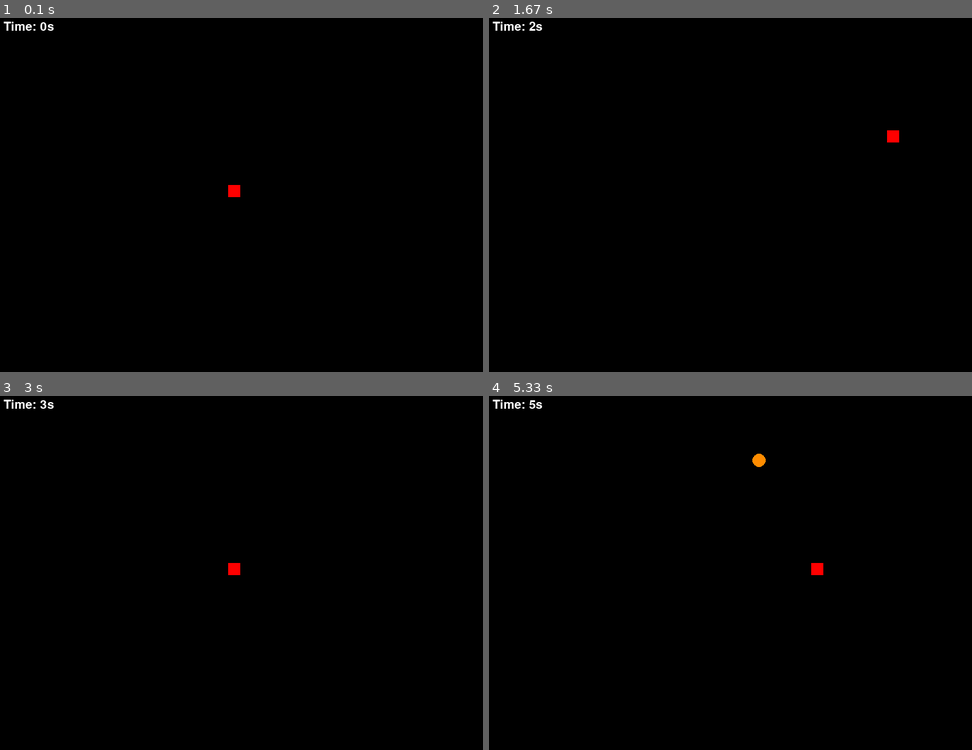
Above: before the commit, frames 1-4 (two rows, left to right).
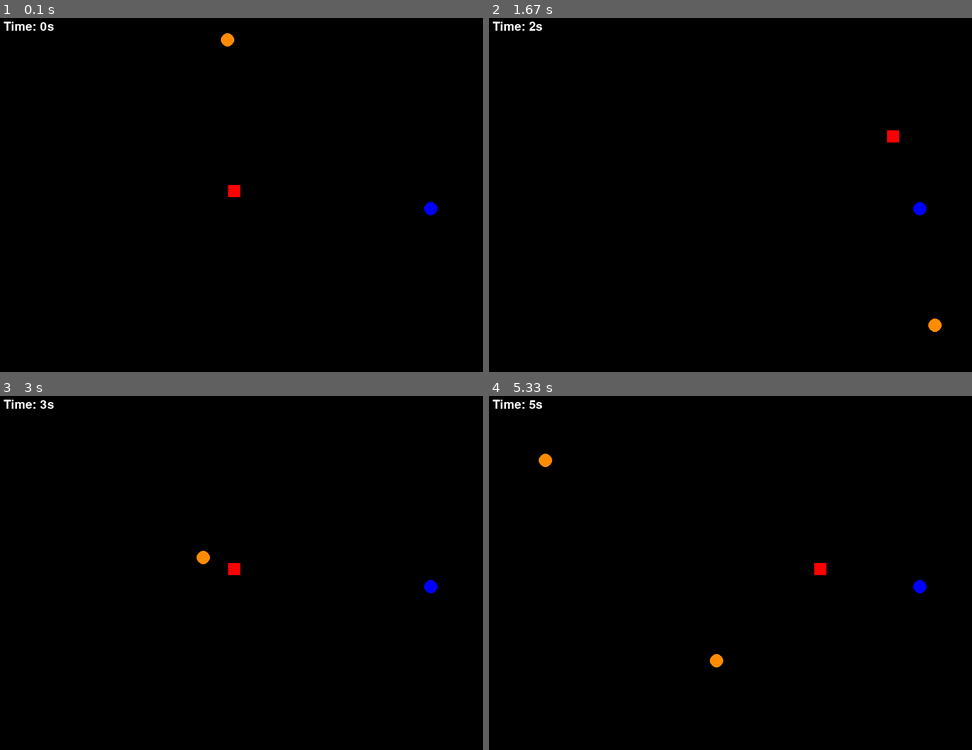
Above: after the commit, the same moments.

Repository: xerone9/learning_pygame
Game: pygame game, started from Save_me_game.py
Same seed, same stepped clock (60 frames per second), same inputs: the game is played once before the commit and once after it.
Inputs:
- Up to frame 1 (0.1 s): no input
- Up to frame 2 (1.67 s): hold Right 0.33-0.8 s; hold Up 0.83-1.13 s; hold Right 1.17-1.63 s
- Up to frame 3 (3 s): hold Left 1.67-2.2 s; hold Down 2.23-2.53 s; hold Left 2.57-2.97 s
- Up to frame 4 (5.33 s): hold Up 3-3.37 s; hold Right 3.4-4.03 s; hold Down 4.07-4.43 s; hold Left 4.47-4.93 s; hold Right from 4.97 s (still down)

The runs differ from the first frame. In frame 1, 0.2% of the frame differs, in the area x 45-91%, y 4-56%; in frame 2, 0.2%; in frame 3, 0.2%; in frame 4, 0.4%, in the area x 10-91%, y 16-77%.

Commit message:
added more functionality

Diff:
--- a/Save_me_game.py
+++ b/Save_me_game.py
@@ -3,16 +3,24 @@
 import time
 
 pygame.font.init()
+pygame.display.set_caption("Save Me")
 
 # Define constants
 
 WIDTH = 800
 HEIGHT = 600
 BG_COLOR = (0, 0, 0)
+
+POWER_RADIUS = 11
+POWER_COLOR = (0, 0, 255)
+POWER_SIZE = 11
+RESPAWN_POWER = 14
+POWER_DURATION = 7
+
 CIRCLE_RADIUS = 11
 CIRCLE_COLOR = (255, 140, 0)
 CIRCLE_VELOCITY = 5
-
+RESPAWN_CIRCLE = 5
 
 PLAYER_WIDTH = 20
 PLAYER_HEIGHT = 20
@@ -21,38 +29,77 @@
 screen = pygame.display.set_mode((WIDTH, HEIGHT))
 FONT = pygame.font.SysFont("comicsans", 30)
 
+
+def create_power_up():
+    x = random.randint(CIRCLE_RADIUS, WIDTH - CIRCLE_RADIUS)
+    y = random.randint(CIRCLE_RADIUS, HEIGHT - CIRCLE_RADIUS)
+    circle = pygame.Rect(x - CIRCLE_RADIUS, y - CIRCLE_RADIUS, CIRCLE_RADIUS * 2, CIRCLE_RADIUS * 2)
+    return circle
+
+
 def create_circle():
-    """Create a new circle with a random position and velocity."""
     x = random.randint(CIRCLE_RADIUS, WIDTH - CIRCLE_RADIUS)
     y = CIRCLE_RADIUS
     vx = random.choice([-CIRCLE_VELOCITY, CIRCLE_VELOCITY])
     vy = random.choice([-CIRCLE_VELOCITY, CIRCLE_VELOCITY])
-    return pygame.Rect(x - CIRCLE_RADIUS, y - CIRCLE_RADIUS, CIRCLE_RADIUS * 2, CIRCLE_RADIUS * 2), vx, vy
-
-def draw_circle(surface, color, position, radius):
-    """Draw a circle on the given surface."""
-    pygame.draw.circle(surface, color, position, radius)
+    circle = pygame.Rect(x - CIRCLE_RADIUS, y - CIRCLE_RADIUS, CIRCLE_RADIUS * 2, CIRCLE_RADIUS * 2), vx, vy
+    return circle
 
 
-def draw(player, elapsed_time):
-    pygame.draw.rect(screen, "red", player)
+def create_player():
+    player = pygame.Rect((WIDTH / 2) - PLAYER_WIDTH, (HEIGHT / 2) - PLAYER_HEIGHT,
+                         PLAYER_WIDTH, PLAYER_HEIGHT)
+    return player
+
+
+def draw(player, circles, powers, elapsed_time):
+
+    # Draw the circles
+    screen.fill(BG_COLOR)
     time_text = FONT.render(f"Time: {round(elapsed_time)}s", 1, "white")
     screen.blit(time_text, (10, 10))
 
+    for power in powers:
+        pygame.draw.circle(screen, POWER_COLOR, power.center, POWER_RADIUS)
+
+
+    pygame.draw.rect(screen, "red", player)
+
+
+
+    # Move the circles
+    for i, (circle, vx, vy) in enumerate(circles):
+        circle.move_ip(vx, vy)
+
+        # Bounce off the walls
+        if circle.left < 0 or circle.right > WIDTH:
+            vx = -vx
+        if circle.top < 0 or circle.bottom > HEIGHT:
+            vy = -vy
+
+        # Update the circle's velocity
+        circles[i] = (circle, vx, vy)
+
+    for circle, _, _ in circles:
+        pygame.draw.circle(screen, CIRCLE_COLOR, circle.center, CIRCLE_RADIUS)
+
+
+    pygame.display.update()
 
 
 def main():
-    # Initialize Pygame
-    pygame.init()
-    pygame.display.set_caption("Save Me")
-    player = pygame.Rect((WIDTH / 2) - PLAYER_WIDTH, (HEIGHT / 2) - PLAYER_HEIGHT,
-                         PLAYER_WIDTH, PLAYER_HEIGHT)
+    player = create_player()
 
     clock = pygame.time.Clock()
 
     # Keep track of the circles
     circles = []
-    next_circle_time = time.time() + 5.0
+    next_circle_time = time.time()
+
+    powers = []
+    next_power_time = time.time()
+    power_duration = time.time()
+
 
 
     start_time = time.time()
@@ -60,10 +107,13 @@
     # Game loop
     running = True
     hit = False
+    invulnerable = False
+    dont_touch_me = False
+
+    invulnerable_duration = 5.0
 
     while running:
         elapsed_time = time.time() - start_time
-        # Handle events
         for event in pygame.event.get():
             if event.type == pygame.QUIT:
                 running = False
@@ -72,33 +122,44 @@
         if time.time() >= next_circle_time:
             circle, vx, vy = create_circle()
             circles.append((circle, vx, vy))
-            next_circle_time = time.time() + 5.0
+            next_circle_time = time.time() + RESPAWN_CIRCLE
 
-        # Move the circles
-        for i, (circle, vx, vy) in enumerate(circles):
-            circle.move_ip(vx, vy)
+        if time.time() >= next_power_time:
+            powers.append(create_power_up())
+            next_power_time = time.time() + RESPAWN_POWER
+            power_duration = time.time() + POWER_DURATION
 
-            # Bounce off the walls
-            if circle.left < 0 or circle.right > WIDTH:
-                vx = -vx
-            if circle.top < 0 or circle.bottom > HEIGHT:
-                vy = -vy
+        drones = circles.copy()
+        for i, (circle, vx, vy) in enumerate(drones):
+            if circle.colliderect(player):
+                if dont_touch_me:
+                    try:
+                        circles.remove((circle, vx, vy))
+                    except ValueError:
+                        pass
+                else:
+                    hit = True
 
-            # Update the circle's velocity
-            circles[i] = (circle, vx, vy)
+        if power_duration >= time.time() and elapsed_time > 20:
+            spawn_power = True
+        else:
+            pass
 
+        for power in powers:
+            if power.colliderect(player):
+                powers.pop()
+                next_power_time = time.time() + RESPAWN_POWER
+                invulnerable_duration = time.time() + 5.0
+                print("Power caught")
+            elif time.time() >= power_duration:
+                powers.pop()
+                print("Power Time OUt")
 
-
-        # Draw the circles
-        screen.fill(BG_COLOR)
-        draw(player, elapsed_time)
-
-        for circle, _, _ in circles:
-            draw_circle(screen, CIRCLE_COLOR, circle.center, CIRCLE_RADIUS)
-            if circle.colliderect(player):
-                hit = True
-
-        pygame.display.flip()
+        if time.time() <= invulnerable_duration:
+            dont_touch_me = True
+            hit = False
+        else:
+            dont_touch_me = False
 
         keys = pygame.key.get_pressed()
         if keys[pygame.K_LEFT] and player.x - PLAYER_VEL >= 0:
@@ -112,21 +173,18 @@
             player.y += PLAYER_VEL
 
 
-        if hit:
+        if hit is True and invulnerable is False:
             lost_text = FONT.render("You Lost!", 1, "white")
             screen.blit(lost_text, (WIDTH/2 - lost_text.get_width()/2, HEIGHT/2 - lost_text.get_height()/2))
             pygame.display.update()
             pygame.time.delay(4000)
             break
 
-
-
-
-        # Limit the frame rate
+        draw(player, circles, powers, elapsed_time)
         clock.tick(60)
 
-    # Quit Pygame
     pygame.quit()
+
 
 if __name__ == "__main__":
     main()
--- /dev/null
+++ b/single_circle_save_me.py
@@ -0,0 +1,112 @@
+import pygame
+import random
+import time
+
+pygame.font.init()
+pygame.display.set_caption("Save Me")
+
+# Define constants
+
+WIDTH = 800
+HEIGHT = 600
+BG_COLOR = (0, 0, 0)
+
+CIRCLE_RADIUS = 11
+CIRCLE_COLOR = (255, 140, 0)
+CIRCLE_VELOCITY = 5
+
+PLAYER_WIDTH = 20
+PLAYER_HEIGHT = 20
+PLAYER_VEL = 5
+
+screen = pygame.display.set_mode((WIDTH, HEIGHT))
+FONT = pygame.font.SysFont("comicsans", 30)
+
+
+def create_circle():
+    x = random.randint(CIRCLE_RADIUS, WIDTH - CIRCLE_RADIUS)
+    y = CIRCLE_RADIUS
+    vx = random.choice([-CIRCLE_VELOCITY, CIRCLE_VELOCITY])
+    vy = random.choice([-CIRCLE_VELOCITY, CIRCLE_VELOCITY])
+    circle = pygame.Rect(x - CIRCLE_RADIUS, y - CIRCLE_RADIUS, CIRCLE_RADIUS * 2, CIRCLE_RADIUS * 2), vx, vy
+    return circle
+
+
+def draw_circle(surface, color, position, radius):
+    pygame.draw.circle(surface, color, position, radius)
+
+
+def create_player():
+    player = pygame.Rect((WIDTH / 2) - PLAYER_WIDTH, (HEIGHT / 2) - PLAYER_HEIGHT,
+                         PLAYER_WIDTH, PLAYER_HEIGHT)
+    return player
+
+
+def draw_player(player):
+    pygame.draw.rect(screen, "red", player)
+
+
+def main():
+    player = create_player()
+
+    clock = pygame.time.Clock()
+
+    # Keep track of the circle
+    circle, vx, vy = create_circle()
+
+    start_time = time.time()
+
+    # Game loop
+    running = True
+    hit = False
+
+    while running:
+        elapsed_time = time.time() - start_time
+        for event in pygame.event.get():
+            if event.type == pygame.QUIT:
+                running = False
+
+        # Move the circle
+        circle.move_ip(vx, vy)
+
+        # Bounce off the walls
+        if circle.left < 0 or circle.right > WIDTH:
+            vx = -vx
+        if circle.top < 0 or circle.bottom > HEIGHT:
+            vy = -vy
+
+        # Draw the circle
+        screen.fill(BG_COLOR)
+        time_text = FONT.render(f"Time: {round(elapsed_time)}s", 1, "white")
+        screen.blit(time_text, (10, 10))
+        draw_player(player)
+        draw_circle(screen, CIRCLE_COLOR, circle.center, CIRCLE_RADIUS)
+        if circle.colliderect(player):
+            hit = True
+
+        pygame.display.flip()
+
+        keys = pygame.key.get_pressed()
+        if keys[pygame.K_LEFT] and player.x - PLAYER_VEL >= 0:
+            player.x -= PLAYER_VEL
+        if keys[pygame.K_RIGHT] and player.x + PLAYER_VEL + player.width <= WIDTH:
+            player.x += PLAYER_VEL
+
+        if keys[pygame.K_UP] and player.y - PLAYER_VEL >= 0:
+            player.y -= PLAYER_VEL
+        if keys[pygame.K_DOWN] and player.y + PLAYER_VEL + player.height <= HEIGHT:
+            player.y += PLAYER_VEL
+
+        if hit:
+            lost_text = FONT.render("You Lost!", 1, "white")
+            screen.blit(lost_text, (WIDTH/2 - lost_text.get_width()/2, HEIGHT/2 - lost_text.get_height()/2))
+            pygame.display.update()
+            pygame.time.delay(4000)
+            break
+
+        clock.tick(60)
+
+    pygame.quit()
+
+if __name__ == "__main__":
+    main()
